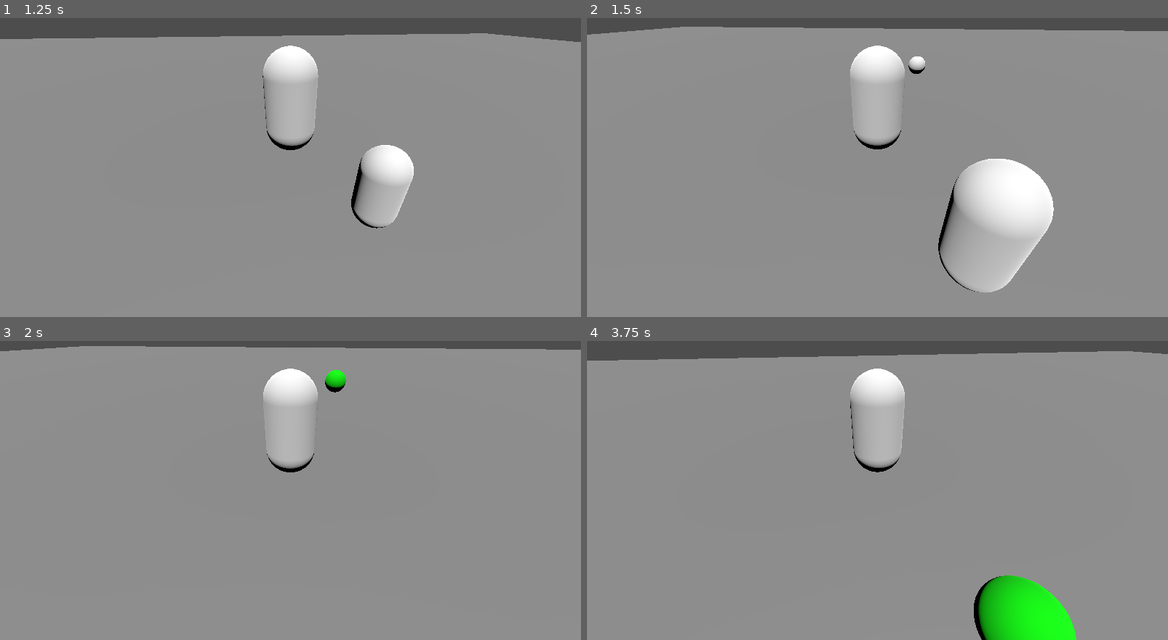
Above: before the commit, frames 1-4 (two rows, left to right).
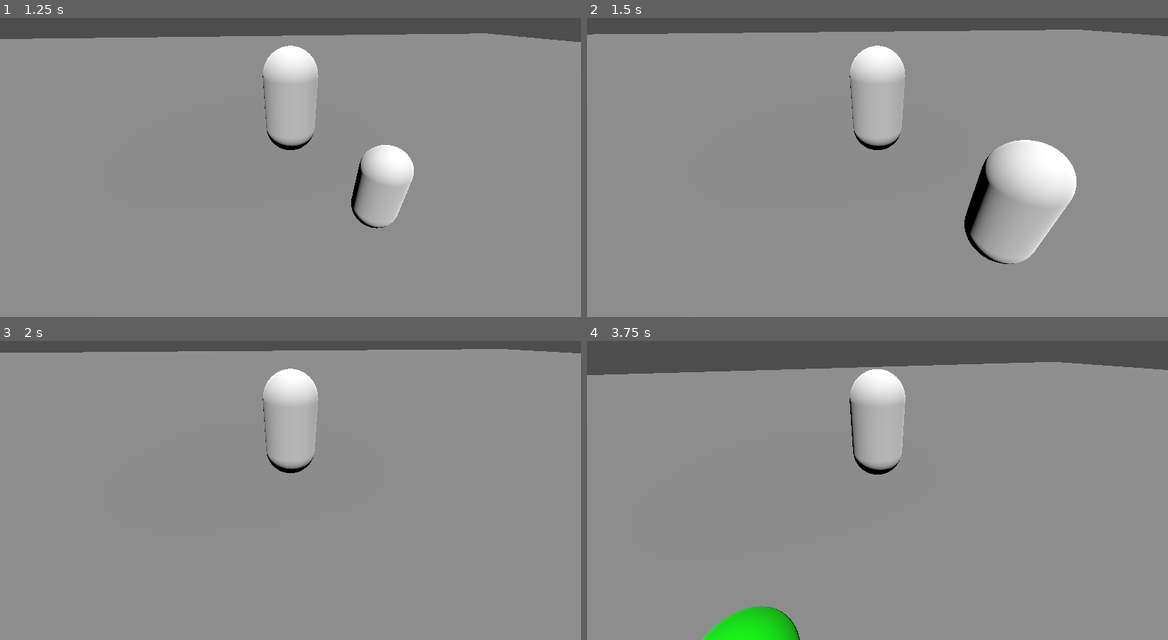
Above: after the commit, the same moments.

Repository: JTMurdock/first-game-proto
Game: Godot game, scene res://node_3d.tscn
Same seed, same stepped clock (60 frames per second), same inputs: the game is played once before the commit and once after it.
Inputs (mouse positions are in pixels of both pictures, inside the frame that each line leads up to):
- Up to frame 1 (1.25 s): move the mouse to (319, 152) at 0.52 s; hold W (move_forward) from 0.53 s (still down); right-click (319, 152) at 0.6 s; tap Space (jump) at 0.77 s; tap Ctrl (KEY_CTRL, bound only after the commit) at 0.8 s
- Up to frame 2 (1.5 s): keep holding W (move_forward); move the mouse to (848, 155) at 1.27 s; tap Ctrl (KEY_CTRL, bound only after the commit) at 1.35 s
- Up to frame 3 (2 s): keep holding W (move_forward); tap Space (jump) at 1.52 s; right-click (261, 478) at 1.55 s
- Up to frame 4 (3.75 s): keep holding W (move_forward); move the mouse to (889, 472) at 2.02 s; tap Shift (dash) at 2.1 s; tap Ctrl (KEY_CTRL, bound only after the commit) at 2.3 s; move the mouse to (871, 481) at 2.77 s; click (871, 481) at 2.85 s; tap Space (jump) at 3.02 s; right-click (871, 481) at 3.05 s; move the mouse to (918, 481) at 3.52 s; right-click (918, 481) at 3.6 s

Frame 1 is identical in both runs. In frame 2, 7.9% of the frame differs, in the area x 0-100%, y 2-92%; in frame 3, 1.4%; in frame 4, 8.7%, in the area x 0-100%, y 3-100%.

Commit message:
Implemented mouse toggle

Diff:
--- a/attack_box.gd
+++ b/attack_box.gd
@@ -1,5 +1,7 @@
 extends Area3D
 var DAMAGE = 5
+
+@onready var attacking_dummy = get_parent()
 
 func activate():
 	monitoring = true
@@ -16,8 +18,6 @@
 func _on_attack_hitbox_entered(area):
 	if area.is_in_group("player_hurtbox"):
 		var player = area.get_parent()
-		if player.parrying:
-			print("Player parried attack")
-		elif player.has_method("take_damage"):
+		if player.has_method("take_damage"):
 			player.take_damage(DAMAGE)
 			print("Player damaged for: " + str(DAMAGE))
--- a/attacking_dummy.gd
+++ b/attacking_dummy.gd
@@ -4,7 +4,9 @@
 @onready var attack_hitbox = $AttackBox
 
 const PARRY_WINDOW = 0.4
-const ATTACK_DMG = 5
+const ATTACK_DMG = 5.0
+const PARRY_RANGE = 2.0
+var parried = false
 
 
 var ATTACK_TIMER = 0.3
@@ -14,15 +16,18 @@
 enum EnemyAttackState{
 	IDLE,
 	WINDUP,
+	PARRYABLE,
 	ACTIVE,
 	RECOVERY
 }
-func parry_window(delta):
+func parry_active_visual():
+	print("Green!")
 	var flash_material = original_material.duplicate()
 	flash_material.albedo_color = Color.GREEN
 	mesh.set_surface_override_material(0, flash_material)
 
-	await get_tree().create_timer(PARRY_WINDOW).timeout
+func parry_deactive_visual():
+	print("Not green!")
 	mesh.set_surface_override_material(0, original_material)
 
 
@@ -30,9 +35,19 @@
 	match current_attack_state:
 		EnemyAttackState.WINDUP:
 			if ATTACK_TIMER <= 0:
+				ATTACK_TIMER = PARRY_WINDOW
+				parry_active_visual()
+				print("Parry window open")
+				current_attack_state = EnemyAttackState.PARRYABLE
+			else:
+				ATTACK_TIMER -= delta
+		EnemyAttackState.PARRYABLE:
+			if ATTACK_TIMER <= 0:
+				parry_deactive_visual()
+				print("Parry window closed")
 				ATTACK_TIMER = 0.2
-				parry_window(delta)
-				attack_hitbox.activate()
+				if !parried:
+					attack_hitbox.activate()
 				current_attack_state = EnemyAttackState.ACTIVE
 			else:
 				ATTACK_TIMER -= delta
@@ -46,6 +61,7 @@
 		EnemyAttackState.RECOVERY:
 			if ATTACK_TIMER <= 0:
 				current_attack_state = EnemyAttackState.IDLE
+				parried = false
 			else:
 				ATTACK_TIMER -= delta
 		EnemyAttackState.IDLE:
@@ -54,6 +70,20 @@
 				current_attack_state = EnemyAttackState.WINDUP
 			else:
 				ATTACK_TIMER -= delta
+
+func try_parry(player):
+	if parried:
+		return
+
+	if current_attack_state == EnemyAttackState.PARRYABLE:
+		var distance_to_player = global_position.distance_to(player.global_position)
+
+		if distance_to_player <= PARRY_RANGE:
+			get_parried()
+
+func get_parried():
+	parried = true
+	print("Player deflected attack!")
 
 func _ready():
 	original_material = mesh.get_active_material(0).duplicate()
--- a/character_body_3d.gd
+++ b/character_body_3d.gd
@@ -9,13 +9,14 @@
 const DASH_COOLDOWN = 0.5
 const LIGHT_ATTACK_DMG = 10.0
 const HEAVY_ATTACK_DMG = 40.0
-const PARRY_WINDOW = 0.3
+const PARRY_WINDOW = 0.5
 var dash_timer = 0.0
 var dash_cooldown_left = 0.0
 var dash_direction = Vector3.ZERO
 var health = 100
 var parrying = false
 var parry_cooldown = 0.0
+var free_mouse_mode = false
 
 func get_input_direction(delta):
     var input_dir = Vector3.ZERO
@@ -55,11 +56,25 @@
     Input.mouse_mode = Input.MOUSE_MODE_CAPTURED
 
 func _unhandled_input(event):
+    if free_mouse_mode:
+        return
+
     if event is InputEventMouseMotion:
         rotate_y(-event.relative.x * MOUSE_SENSITIVITY)
         pivot.rotate_x(-event.relative.y * MOUSE_SENSITIVITY)
 
         pivot.rotation.x = clamp(pivot.rotation.x, deg_to_rad(-40), deg_to_rad(60) )
+
+func handle_debug_inputs():
+    if Input.is_action_just_pressed("KEY_CTRL") and free_mouse_mode == false:
+        free_mouse_mode = true
+    elif Input.is_action_just_pressed("KEY_CTRL") and free_mouse_mode == true:
+        free_mouse_mode = false
+
+    if free_mouse_mode:
+        Input.set_mouse_mode(Input.MOUSE_MODE_VISIBLE)
+    else:
+        Input.set_mouse_mode(Input.MOUSE_MODE_CAPTURED)
 
 func handle_movement_state(delta, direction):
     match current_movement_state:
@@ -187,17 +202,20 @@
     if parry_cooldown > 0:
         parry_cooldown -= delta
     if Input.is_action_just_pressed("parry") and parry_cooldown <= 0:
-        parry_cooldown = 0.3
+        parry_cooldown = 0.5
         attack_timer = PARRY_WINDOW
         parrying = true
-        parry(delta)
-        print("Player parries")
+        print("Player attempts a deflect")
     if parrying:
         parry(delta)
 
 
 func parry(delta):
     attack_timer -= delta
+    var enemies = get_tree().get_nodes_in_group("enemies")
+    for enemy in enemies:
+        if enemy.has_method("try_parry"):
+            enemy.try_parry(self)
 
     if attack_timer <= 0:
         parrying = false
@@ -210,6 +228,7 @@
     var movement_direction = get_input_direction(delta)
     handle_movement_state(delta, movement_direction)
     handle_attack_state(delta)
+    handle_debug_inputs()
     handle_parry(delta)
 
     if dash_cooldown_left > 0.0:
--- a/node_3d.tscn
+++ b/node_3d.tscn
@@ -147,7 +147,7 @@
 [node name="CollisionShape3D" type="CollisionShape3D" parent="AttackDummy/Area3D" unique_id=2143443192]
 shape = SubResource("CapsuleShape3D_noarx")
 
-[node name="AttackingDummy" type="CharacterBody3D" parent="." unique_id=935787344]
+[node name="AttackingDummy" type="CharacterBody3D" parent="." unique_id=935787344 groups=["enemies"]]
 transform = Transform3D(1, 0, 0, 0, 1, 0, 0, 0, 1, 0, 2, -13.772865)
 script = ExtResource("3_a0tk4")
 
--- a/project.godot
+++ b/project.godot
@@ -19,6 +19,7 @@
 
 enemy_hurtbox=""
 player_hurtbox=""
+enemies=""
 
 [input]
 
@@ -67,6 +68,11 @@
 "events": [Object(InputEventMouseButton,"resource_local_to_scene":false,"resource_name":"","device":-1,"window_id":0,"a …(259 unchanged characters)…
 ]
 }
+KEY_CTRL={
+"deadzone": 0.2,
+"events": [Object(InputEventKey,"resource_local_to_scene":false,"resource_name":"","device":-1,"window_id":0,"alt_pressed":false,"shift_pressed":false,"ctrl_pressed":false,"meta_pressed":false,"pressed":false,"keycode":0,"physical_keycode":4194326,"key_label":0,"unicode":0,"location":0,"echo":false,"script":null)
+]
+}
 
 [physics]
 
